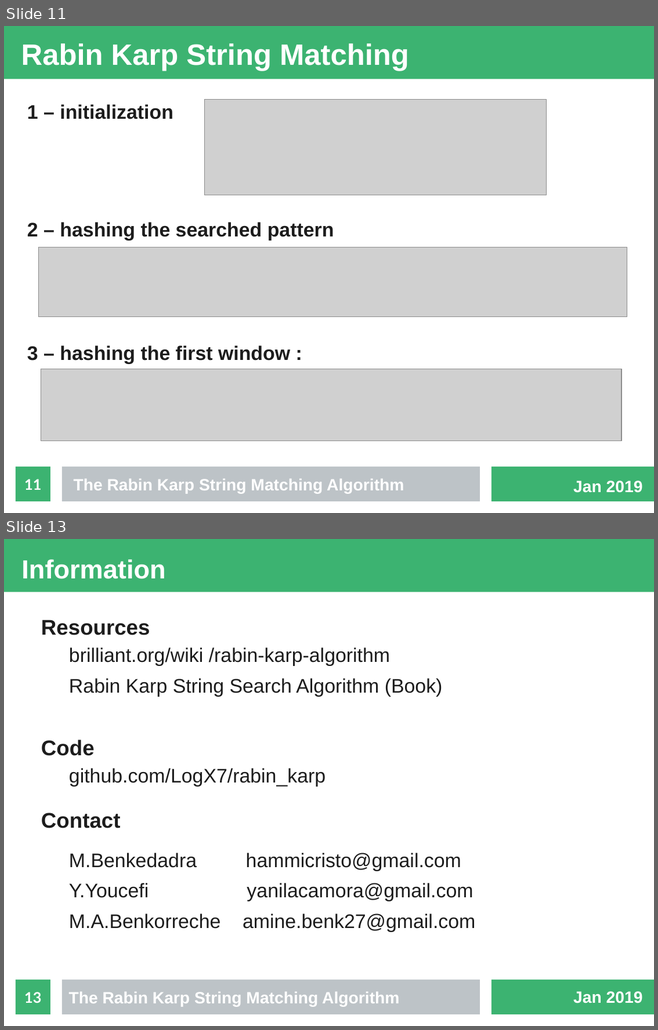
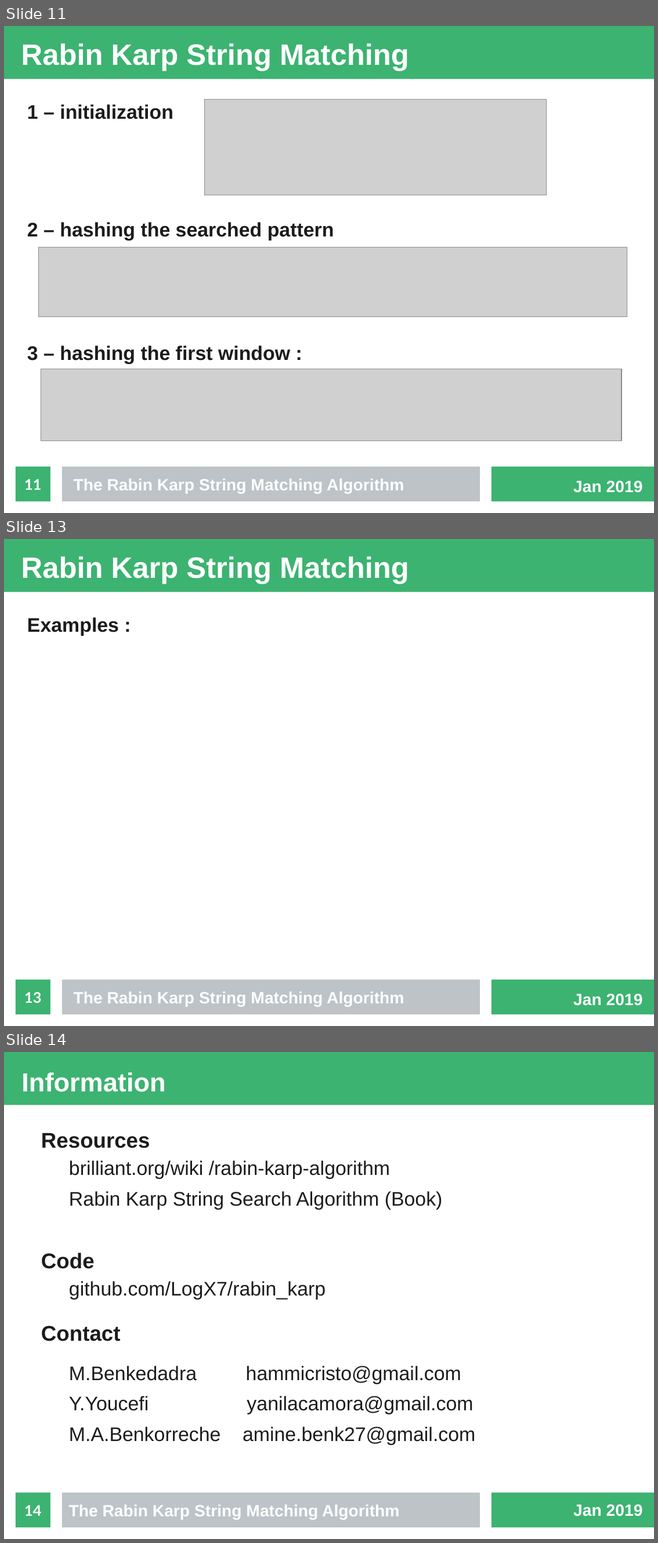
Before and after one commit to fennecinspace/Rabin-Karp, a slide deck: presentation/presentation.odp. Shown one above the other, each under a label of ours: slides 11 and 13 before the commit, slides 11, 13 and 14 after it; the slides between them are not shown. The pictures are 658x1030 and 658x1543 pixels, drawn with LibreOffice and Linux fonts; fonts in the diff are those of the drawing; grey boxes stand for pictures. Boxes give left, top, right and bottom in pixels: in the first picture for what was removed or moved away, otherwise in the second. Text is boxed around its words. In the diff, an @@ line names an element or a change of style, - is before the commit and + after.

```diff
--- a/presentation/presentation.odp
+++ b/presentation/presentation.odp
@@ slide 13 added at bbox=[4, 539, 654, 1026], background #FFFFFF; not listed: 3 template elements that a slide beside it also shows @@
@@ title added at bbox=[21, 556, 409, 584], 36 pt, text #FFFFFF, bold @@
+Rabin Karp String Matching
@@ text added at bbox=[27, 617, 119, 636], 24 pt, text #1C1C1C, bold @@
+Examples :
@@ page number added at bbox=[16, 980, 50, 1015], fill #3CB371, 18 pt, text #FFFFFF, bold @@
+13
@@ text added at bbox=[74, 992, 404, 1007], 20 pt, text #FFFFFF, bold @@
+The Rabin Karp String Matching Algorithm
@@ text added at bbox=[573, 994, 643, 1006], 20 pt, text #FFFFFF, bold @@
+Jan 2019
@@ what was slide 13 is now slide 14 @@
@@ page number at bbox=[24, 1505, 41, 1516]: text changed @@
-13
+14
```
Also in this commit, not shown: 1 slide changed, 6 other files.
